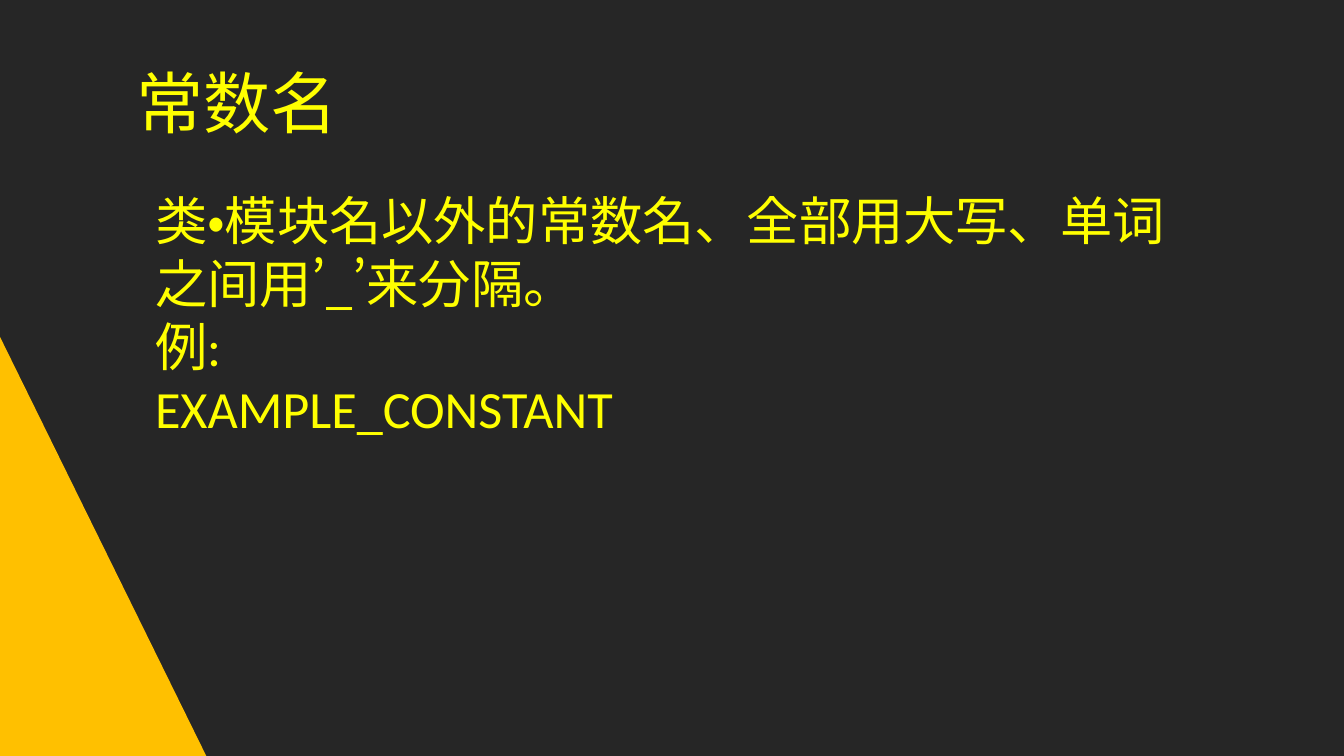
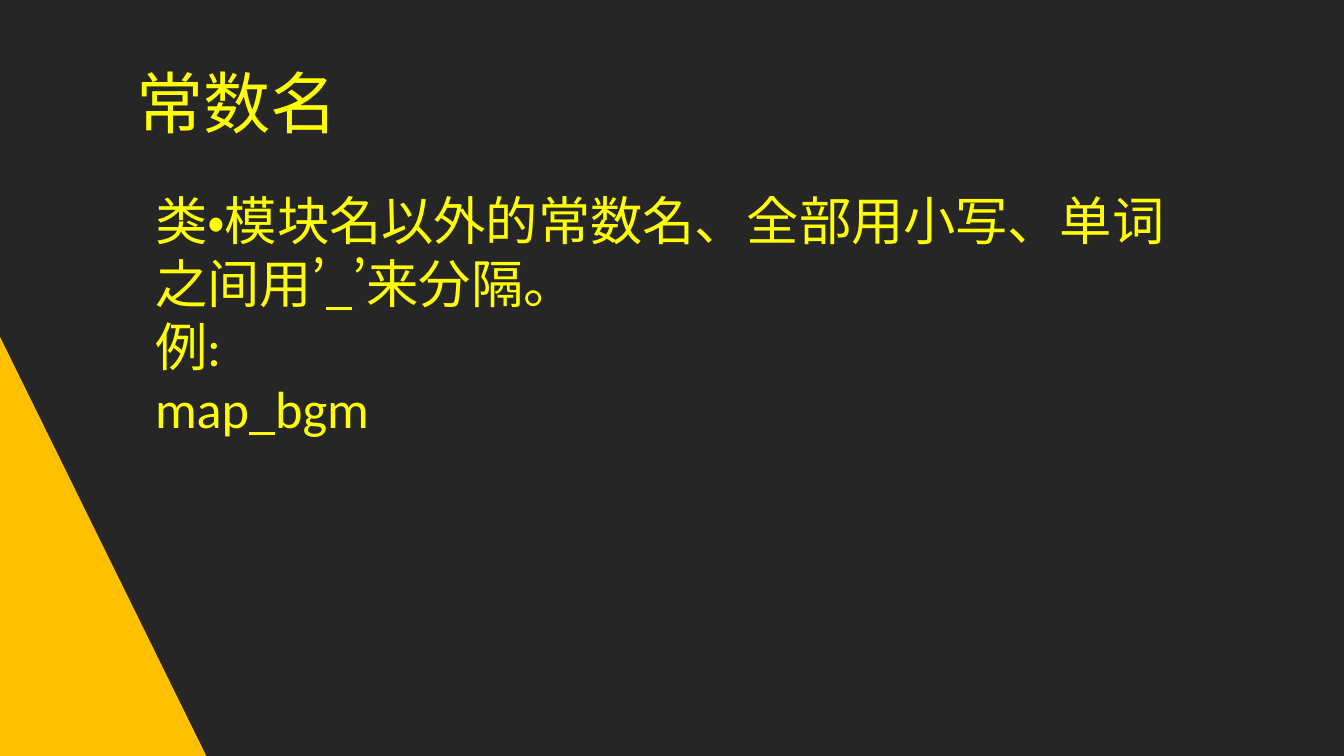
Before and after one commit to ZanebonoAlter/xp, a slide deck: slide 20 of RUBY编程规约PPT.pptx. Drawn at 1344x756 pixels with LibreOffice and Linux fonts; fonts in the diff are those of the drawing. Boxes give left, top, right and bottom in pixels: in the first picture for what was removed or moved away, otherwise in the second. Text is boxed around its words. In the diff, an @@ line names an element or a change of style, - is before the commit and + after.

```diff
--- a/RUBY编程规约PPT.pptx
+++ b/RUBY编程规约PPT.pptx
@@ text at [155, 196, 1164, 310]: text changed @@
-类・模块名以外的常数名、全部用大写、单词之间用’_’来分隔。
+类・模块名以外的常数名、全部用小写、单词之间用’_’来分隔。
@@ text at [155, 391, 369, 437]: text changed @@
-EXAMPLE_CONSTANT
+map_bgm
```
Also in this commit, not shown: 1 other slide changed, 1 slide removed, 1 other file.
